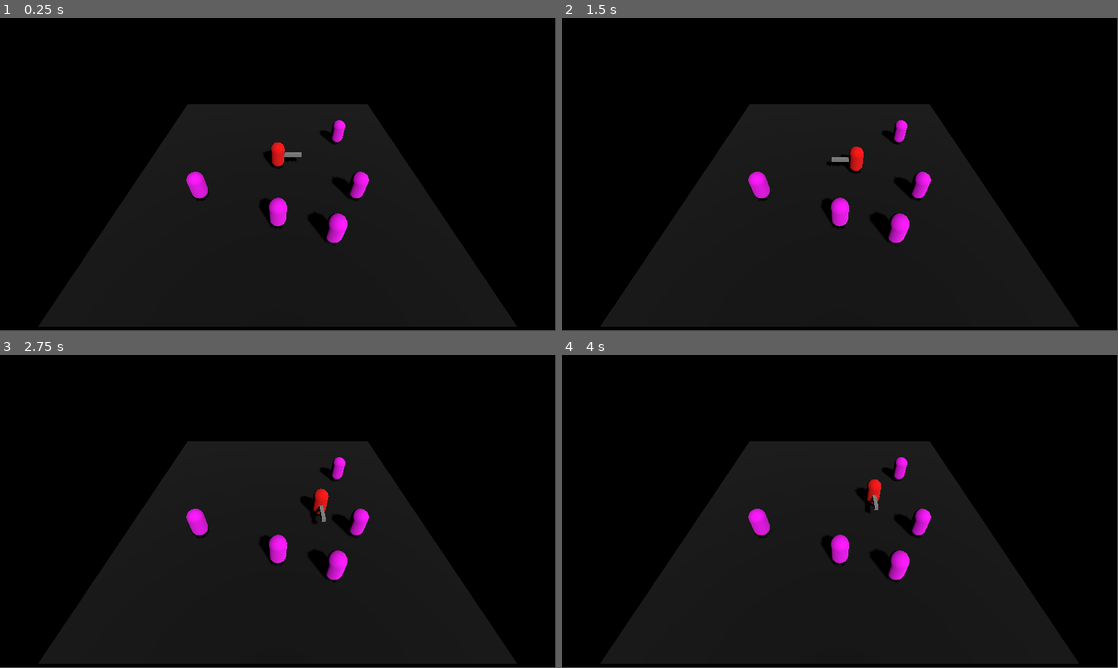
Above: before the commit, frames 1-4 (two rows, left to right).
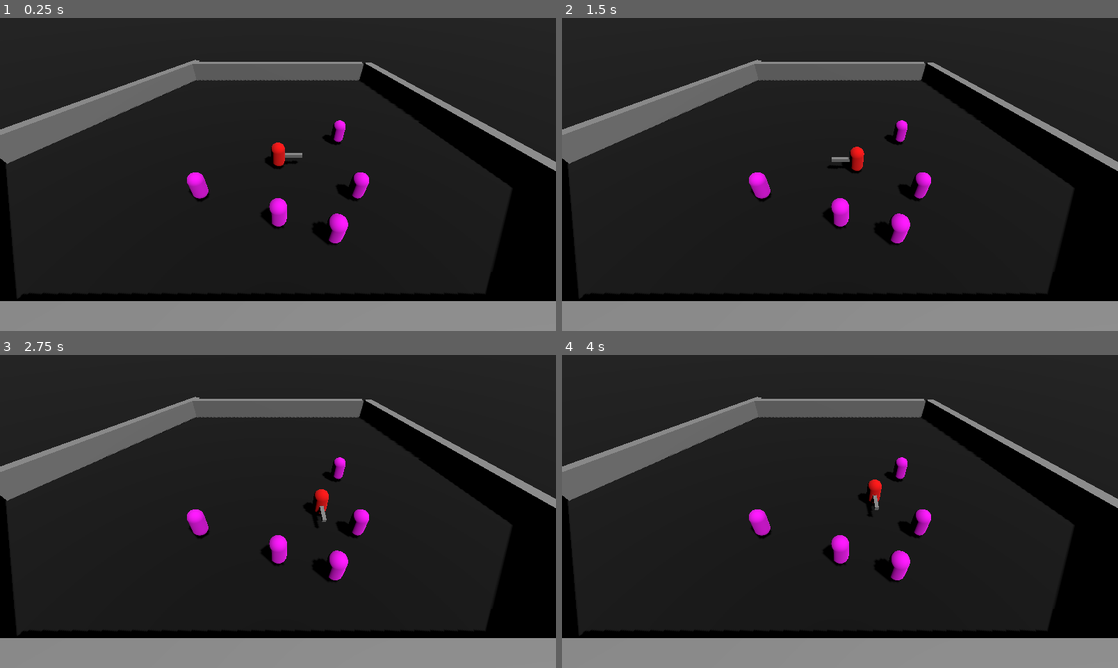
Above: after the commit, the same moments.

Repository: ralabate/salamander-sorcerer-remake
Game: Godot game, scene res://main.tscn
Two runs of this game, one before a commit and one after it. Both use one fixed random seed, a clock stepped at 60 frames per second and the inputs below.
Inputs:
- Up to frame 1 (0.25 s): no input
- Up to frame 2 (1.5 s): tap Enter (ui_accept) at 0.5, 0.77 s; hold Right (ui_right) 0.53-1.28 s; hold Down (ui_down) from 1.28 s (still down)
- Up to frame 3 (2.75 s): tap Enter (ui_accept) at 1.52 s; release Down (ui_down) at 2.03 s; hold Right (ui_right) from 2.03 s (still down)
- Up to frame 4 (4 s): release Right (ui_right) at 2.78 s; hold Up (ui_up) 2.78-3.53 s; tap Enter (ui_accept) at 3.02, 3.77 s; hold Left (ui_left) from 3.53 s (still down)
In our replay, the window is 799x449 before the commit and 800x450 after it. These sizes can differ from the game's own. Grey fills any space a smaller window leaves; there, only what the larger window draws over its background counts as a difference.

The runs differ from the first frame. In frame 1, 58% of the frame differs, in the area x 0-100%, y 0-100%; in frame 2, 58%; in frame 3, 57%; in frame 4, 57%.

Commit message:
environment changes

Diff:
--- a/salamander/main.tscn
+++ b/salamander/main.tscn
@@ -7,34 +7,18 @@
 background_mode = 1
 ambient_light_source = 1
 
-[sub_resource type="StandardMaterial3D" id="StandardMaterial3D_ig7tw"]
+[sub_resource type="StandardMaterial3D" id="StandardMaterial3D_0xm2m"]
 albedo_color = Color(0, 0, 0, 1)
-
-[sub_resource type="PlaneMesh" id="PlaneMesh_7dm0k"]
-material = SubResource("StandardMaterial3D_ig7tw")
-size = Vector2(20, 20)
-
-[sub_resource type="BoxShape3D" id="BoxShape3D_ig7tw"]
-size = Vector3(20, 1, 20)
 
 [node name="Main" type="Node3D"]
 
 [node name="WorldEnvironment" type="WorldEnvironment" parent="."]
 environment = SubResource("Environment_ig7tw")
 
-[node name="Ground" type="MeshInstance3D" parent="."]
-mesh = SubResource("PlaneMesh_7dm0k")
-
-[node name="StaticBody3D" type="StaticBody3D" parent="Ground"]
-transform = Transform3D(1, 0, 0, 0, 1, 0, 0, 0, 1, 0, -0.5, 0)
-
-[node name="CollisionShape3D" type="CollisionShape3D" parent="Ground/StaticBody3D"]
-shape = SubResource("BoxShape3D_ig7tw")
-
 [node name="Player" parent="." instance=ExtResource("1_ig7tw")]
 
 [node name="DirectionalLight3D" type="DirectionalLight3D" parent="."]
-transform = Transform3D(0.8660253, -0.3535534, 0.3535534, 0, 0.70710677, 0.70710677, -0.5, -0.61237246, 0.61237246, 0, 10, 0)
+transform = Transform3D(0.70710665, -0.61237234, 0.35355335, 0, 0.49999988, 0.86602545, -0.70710665, -0.6123725, 0.3535534, 0, 10, 0)
 shadow_enabled = true
 
 [node name="Camera3D" type="Camera3D" parent="."]
@@ -54,3 +38,33 @@
 
 [node name="Badguy5" parent="." instance=ExtResource("2_0xm2m")]
 transform = Transform3D(1, 0, 0, 0, 1, 0, 0, 0, 1, 3, 0, 6)
+
+[node name="CSGBox3D" type="CSGBox3D" parent="."]
+transform = Transform3D(0.8660254, 0, -0.5, 0, 1, 0, 0.5, 0, 0.8660254, -16, 1, -9.5)
+size = Vector3(1, 2, 21)
+
+[node name="CSGBox3D3" type="CSGBox3D" parent="."]
+transform = Transform3D(-4.371139e-08, 0, -1, 0, 1, 0, 1, 0, -4.371139e-08, 0, 1, -17.5)
+size = Vector3(1, 2, 22)
+
+[node name="CSGBox3D5" type="CSGBox3D" parent="."]
+transform = Transform3D(-4.371139e-08, 0, -1, 0, 1, 0, 1, 0, -4.371139e-08, 0, 1, 10)
+size = Vector3(1, 2, 22)
+
+[node name="CSGBox3D7" type="CSGBox3D" parent="."]
+transform = Transform3D(0.7071067, 0, -0.7071068, 0, 1, 0, 0.7071068, 0, 0.7071067, 14.383884, 1, 6.1161165)
+size = Vector3(1, 2, 10.5)
+
+[node name="CSGBox3D6" type="CSGBox3D" parent="."]
+transform = Transform3D(-0.7071068, 0, -0.7071067, 0, 1, 0, 0.7071067, 0, -0.7071068, -16.201904, 1, 5.298097)
+size = Vector3(1, 2, 15.5)
+
+[node name="CSGBox3D4" type="CSGBox3D" parent="."]
+transform = Transform3D(-0.9659258, 0, -0.25881892, 0, 1, 0, 0.25881892, 0, -0.9659258, 14.5, 1, -7.25)
+size = Vector3(1, 2, 21.5)
+
+[node name="Ground" type="CSGBox3D" parent="."]
+transform = Transform3D(1, 0, 0, 0, 1, 0, 0, 0, 1, -2.5, -0.5, -4.25)
+use_collision = true
+size = Vector3(200, 1, 150)
+material = SubResource("StandardMaterial3D_0xm2m")
--- a/salamander/project.godot
+++ b/salamander/project.godot
@@ -15,6 +15,11 @@
 config/features=PackedStringArray("4.5", "Forward Plus")
 config/icon="res://icon.svg"
 
+[display]
+
+window/size/viewport_width=1280
+window/size/viewport_height=720
+
 [editor]
 
 movie_writer/movie_file="C:/Users/Carlos/Documents/Godot Projects/salamander-sorcerer-remake/movies/moving_picture.avi"
Not shown: 1 places in salamander/main.tscn that only renumber resources
